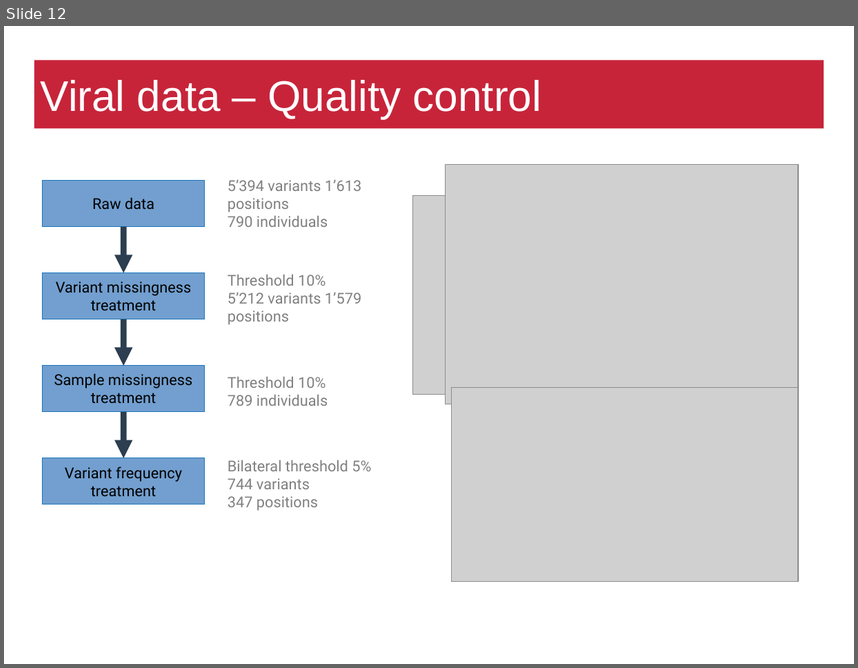
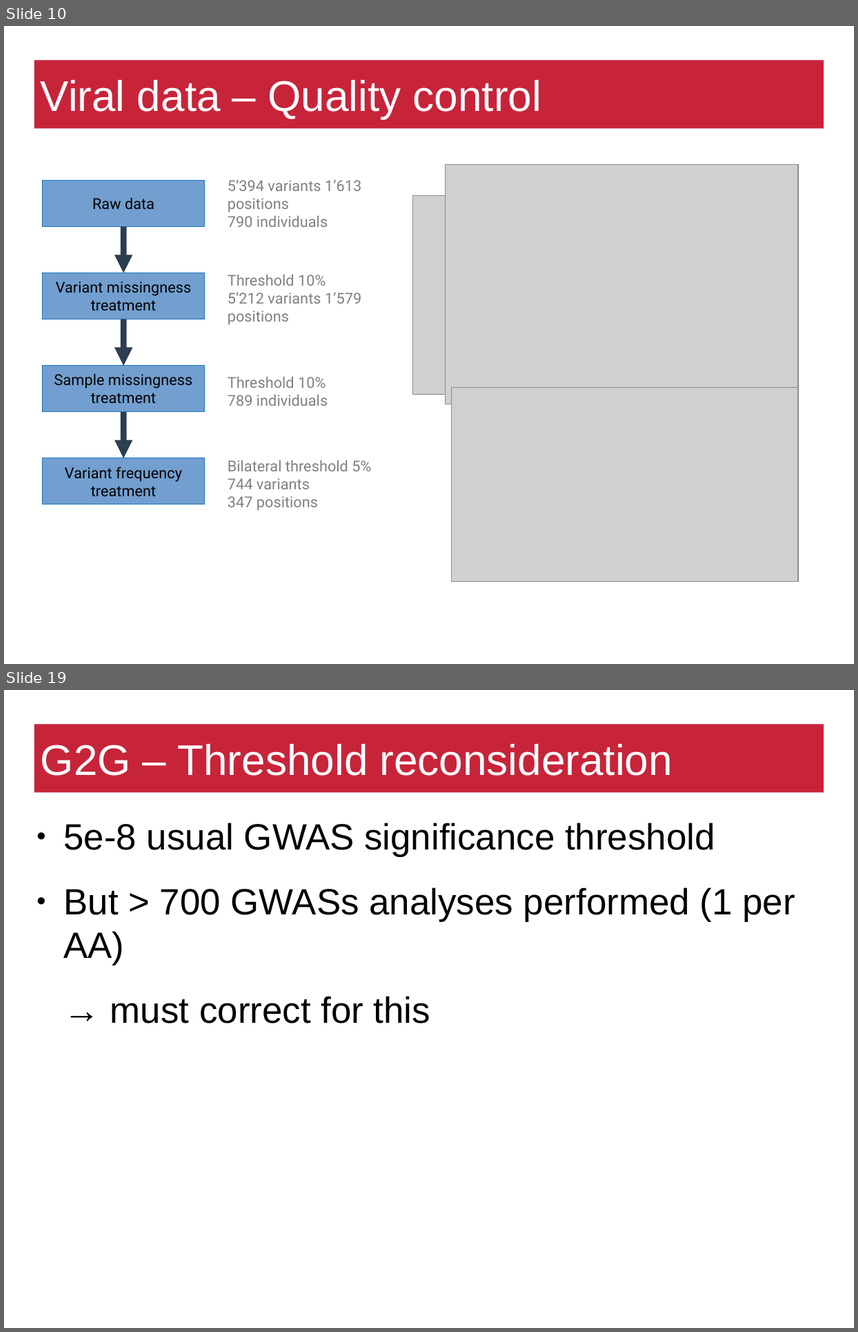
Before and after one commit to matthiaszeller/HBV, a slide deck: Presentation.odp. Shown one above the other, each under a label of ours: slide 12 before the commit, slides 10 and 19 after it; the slides between them are not shown. The pictures are 858x668 and 858x1332 pixels, drawn with LibreOffice and Linux fonts; fonts in the diff are those of the drawing; grey boxes stand for pictures; background and template pictures are left out. Boxes give left, top, right and bottom in pixels: in the first picture for what was removed or moved away, otherwise in the second. Text is boxed around its words. In the diff, an @@ line names an element or a change of style, - is before the commit and + after.

```diff
--- a/Presentation.odp
+++ b/Presentation.odp
@@ slide 19 added at (4, 690, 854, 1328), background #FFFFFF @@
@@ title added at (34, 724, 824, 793), fill #C7243A, 40 pt, text #FFFFFF @@
+G2G – Threshold reconsideration
@@ text added at (63, 822, 795, 1023), 34.1 pt, text #000000 @@
+● 5e-8 usual GWAS significance threshold
+● But > 700 GWASs analyses performed (1 per AA)
+→ must correct for this
@@ page number added at (648, 1283, 846, 1327), 14 pt, text #FFFFFF @@
+19
@@ what was slide 12 is now slide 10 @@
```
Also in this commit, not shown: 9 slides changed, 8 other slides added, 2 slides removed.
